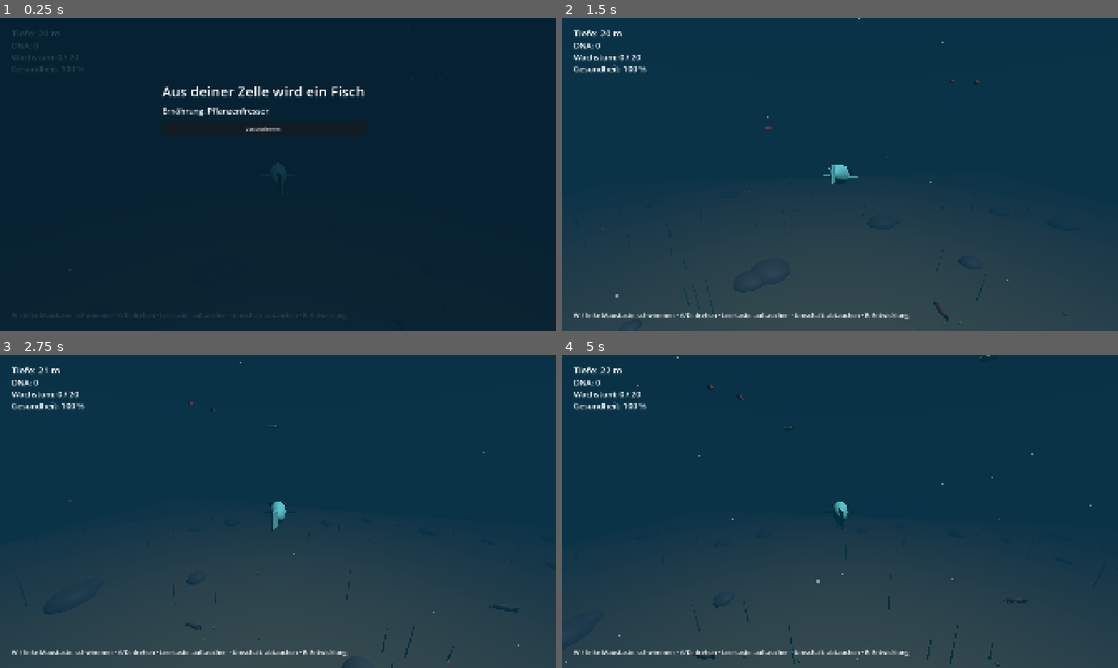
Above: before the commit, frames 1-4 (two rows, left to right).
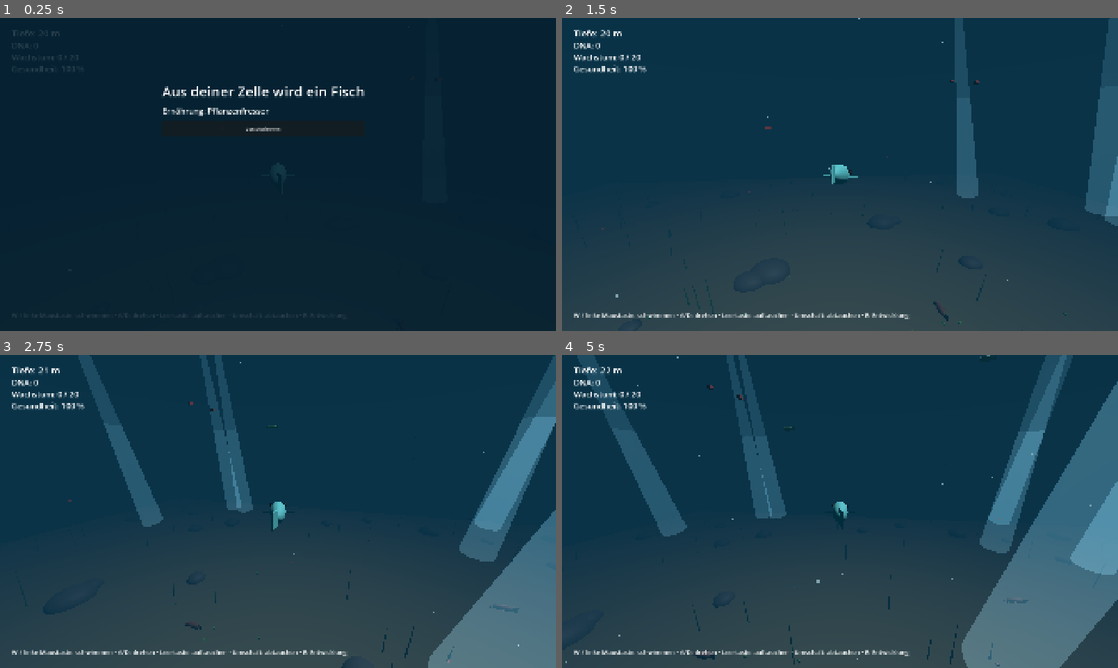
Above: after the commit, the same moments.

Repository: Mayo73/agenthub-backup
Game: Godot game, scene res://scenes/fish.tscn
The game is run twice, just before and just after one commit, with the same random seed, the same clock (stepped at 60 frames per second) and the same inputs. This scene is started directly instead of the project's main scene.
Inputs (mouse positions are in pixels of both pictures, inside the frame that each line leads up to):
- Up to frame 1 (0.25 s): no input
- Up to frame 2 (1.5 s): click "Losschwimmen" at 0.5 s; tap Enter at 1.25 s; move the mouse to (962, 158) at 1.27 s; hold D (rechts) from 1.28 s (still down); hold Shift (abtauchen) from 1.28 s (still down); click (962, 158) at 1.42 s
- Up to frame 3 (2.75 s): release D (rechts) at 2 s; release Shift (abtauchen) at 2 s; drag from (166, 527) to (250, 574) at 2.02 s
- Up to frame 4 (5 s): move the mouse to (895, 442) at 2.77 s; hold D (rechts) 2.78-3.5 s; tap E (entwickeln) at 2.85 s; click "Weiterschwimmen" at 3.5 s; drag from (812, 574) to (673, 464) at 4.27 s

The runs differ from the first frame. In frame 2, 4.0% of the frame differs, in the area x 70-100%, y 0-67%; in frame 3, 14%; in frame 4, 20%, in the area x 2-100%, y 0-100%.

Commit message:
T-0289: Lichtstrahlen in der Fischszene
Erstellt vom lokalen Agent (Modell qwen3.5:35b-a3b, Versuch 2 von 5).

Diff:
--- a/scripts/fish_main.gd
+++ b/scripts/fish_main.gd
@@ -19,6 +19,7 @@
 var player: FishPlayer
 var reef: ReefView
 var snow: MarineSnow
+var rays: LightRays
 var hud: FishHud
 var intro: FishIntro
 var evolve: EvolveMenu
@@ -89,6 +90,9 @@
 	snow = MarineSnow.new()
 	snow.name = "Snow"
 	add_child(snow)
+	rays = LightRays.new()
+	rays.name = "Rays"
+	world.add_child(rays)
 	hud = FishHud.new()
 	hud.name = "Hud"
 	add_child(hud)
@@ -176,6 +180,7 @@
 	camera.position = ChaseCamera.follow(camera.position, target, delta)
 	camera.look_at(player.motion.position)
 	snow.position = camera.position
+	rays.update(camera.position, delta)
 
 
 ## Frisst, was das Maul berührt und zur Ernährung passt. Wächst der Fisch, wird er größer.
--- a/tests/test_fish_main.gd
+++ b/tests/test_fish_main.gd
@@ -429,3 +429,22 @@
 	fish.player_health.hp = 0.0
 	fish.check_death()
 	check_eq(fish.audio.last_played, "tod", "fish.audio.last_played ist 'tod'")
+
+
+## Test: Lichtstrahlen-Knoten existiert und ist vom Typ LightRays.
+func test_lichtstrahlen_knoten() -> void:
+	check(fish.get_node("World/Rays") is LightRays, "fish.get_node('World/Rays') is LightRays")
+
+
+## Test: Lichtstrahlen folgen der Kamera (Position wird übernommen).
+func test_lichtstrahlen_folgen() -> void:
+	fish.camera.position = Vector3(12.0, -10.0, 4.0)
+	fish.rays.update(fish.camera.position, 0.1)
+	check_eq(fish.rays.position.x, 12.0, "fish.rays.position.x ist 12.0")
+	check_eq(fish.rays.position.z, 4.0, "fish.rays.position.z ist 4.0")
+
+
+## Test: Lichtstrahlen werden im _process()-Schritt aktualisiert.
+func test_lichtstrahlen_in_process() -> void:
+	fish._process(0.1)
+	check_eq(fish.rays.position.x, fish.camera.position.x, "fish.rays.position.x entspricht fish.camera.position.x")
